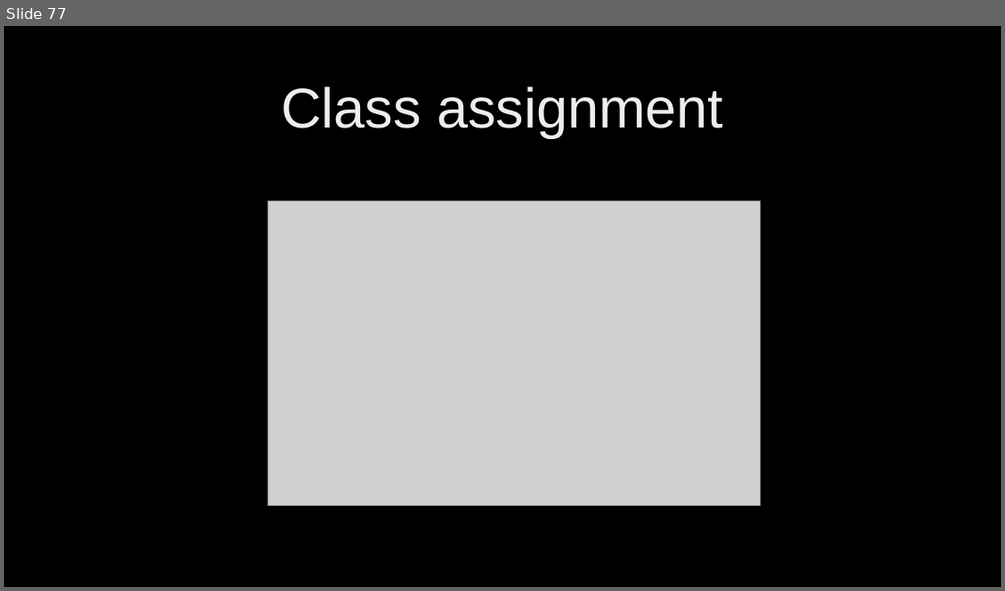
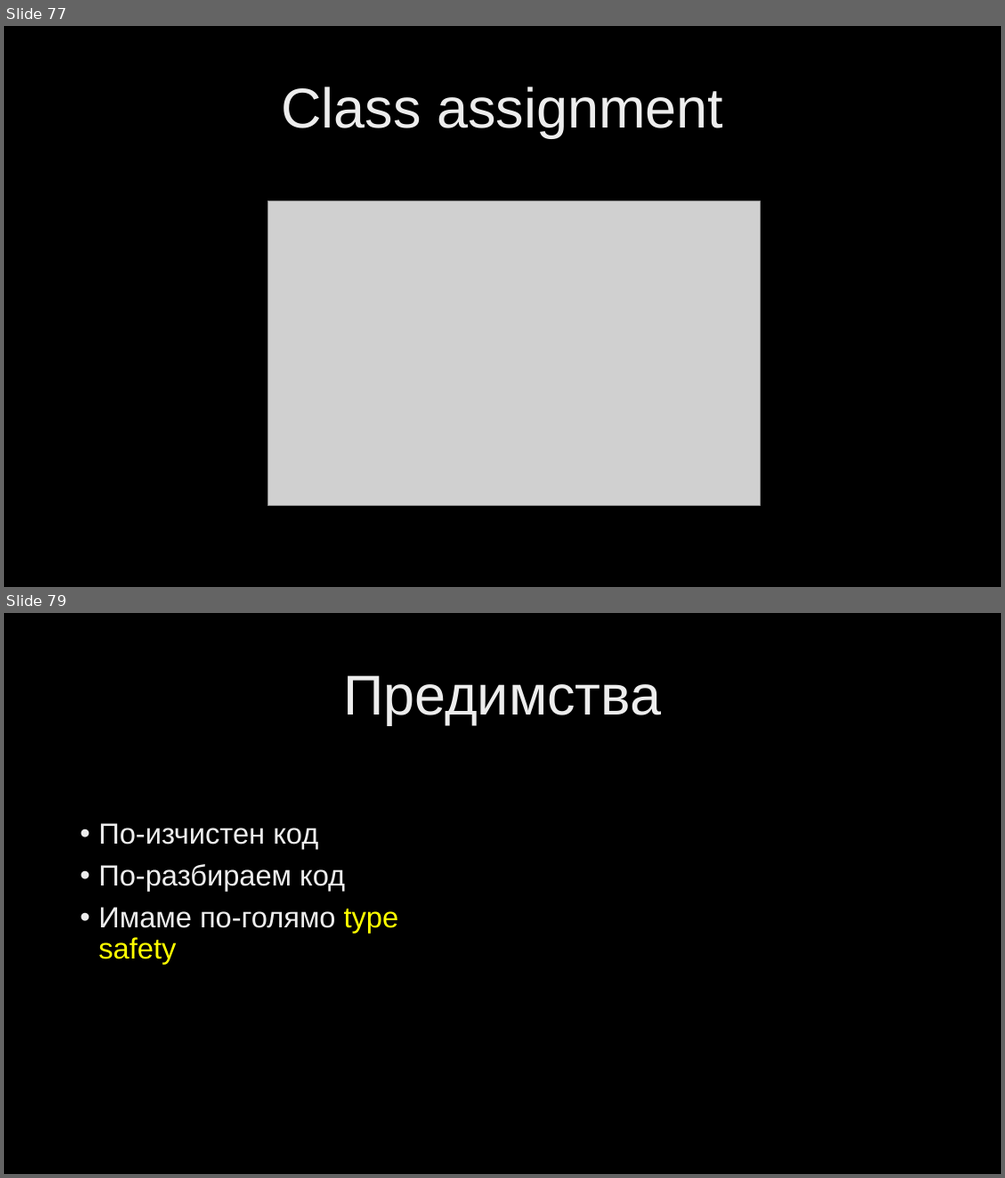
Before and after one commit to velizar92/CSharp-Programming-Presentations, a slide deck: C# Intermediate.pptx. Shown one above the other, each under a label of ours: slide 77 before the commit, slides 77 and 79 after it; the slides between them are not shown. The pictures are 1005x591 and 1005x1178 pixels, drawn with LibreOffice and Linux fonts; fonts in the diff are those of the drawing; grey boxes stand for pictures; background and template pictures are left out. Boxes give left, top, right and bottom in pixels: in the first picture for what was removed or moved away, otherwise in the second. Text is boxed around its words. In the diff, an @@ line names an element or a change of style, - is before the commit and + after.

```diff
--- a/C# Intermediate.pptx
+++ b/C# Intermediate.pptx
@@ slide 79 added at [4,613,1001,1174], background picture (left out) @@
@@ title added at [343,675,661,725], 54 pt, text gradient #BFBFBF to #EDEDED to #FFFFFF @@
+Предимства
@@ text added at [98,823,399,964], 28 pt, text gradient #BFBFBF to #EDEDED to #FFFFFF @@
+• По-изчистен код
+• По-разбираем код
+• Имаме по-голямо type safety
```
Also in this commit, not shown: 1 other slide added.
